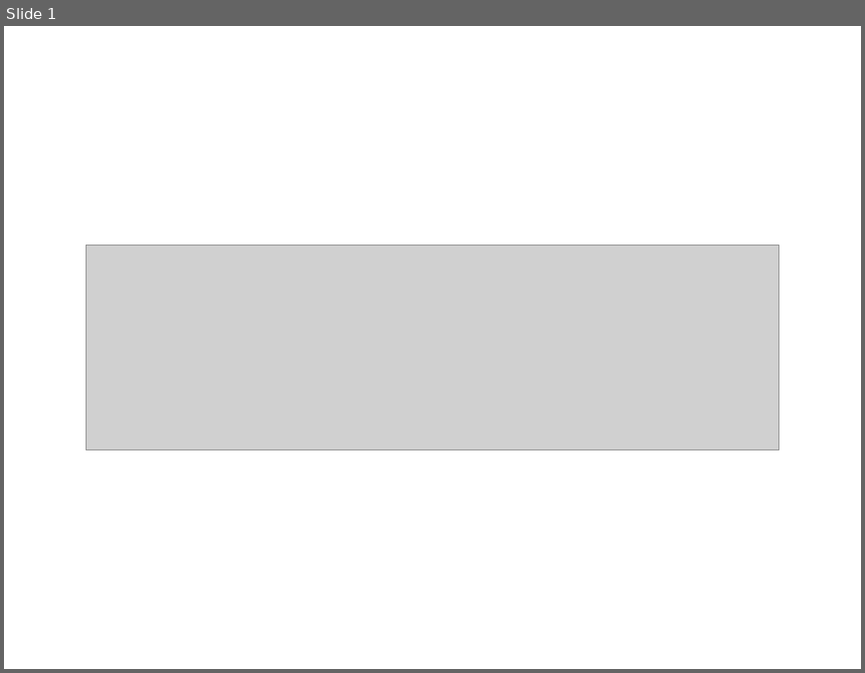
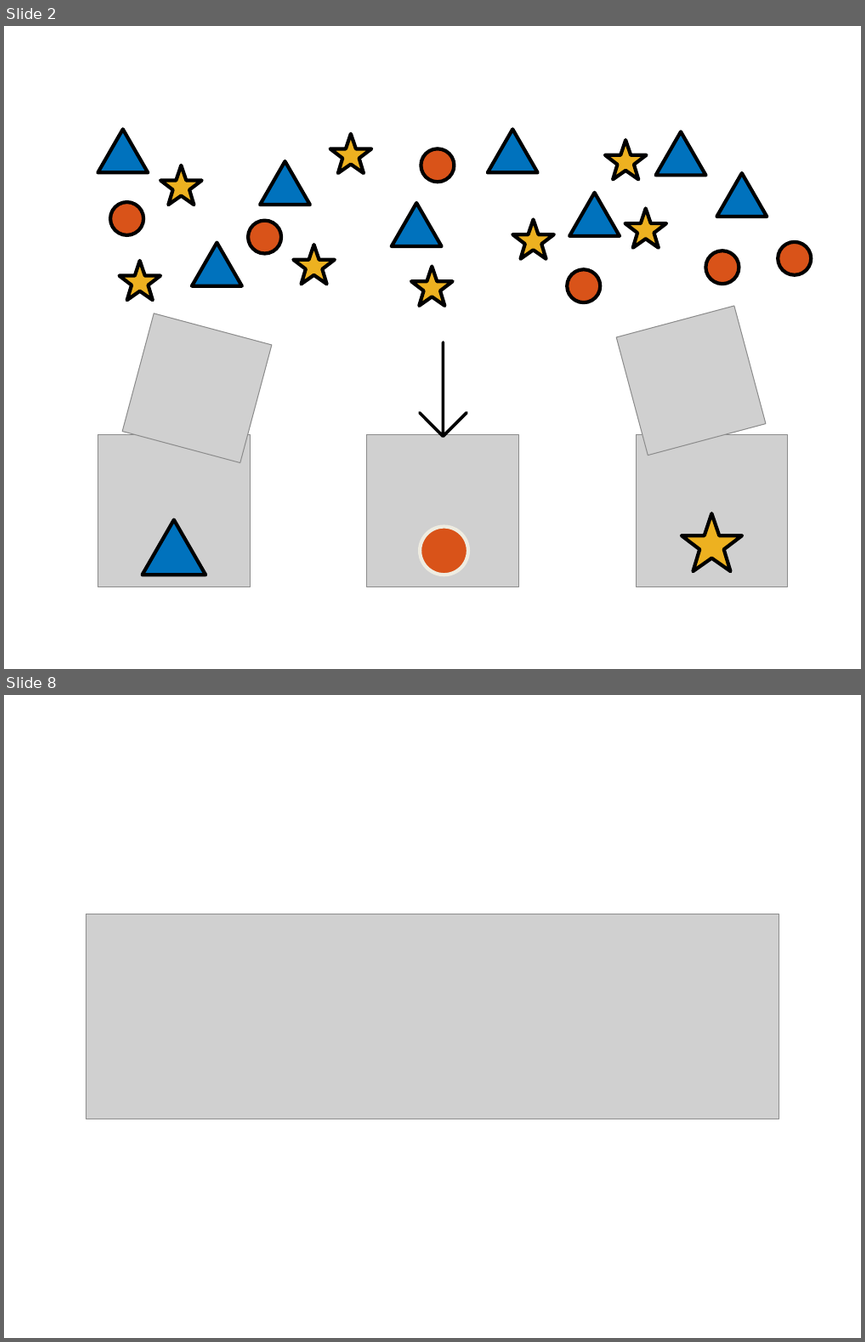
Before and after one commit to answeredbyablemind/answeredbyablemind.github.io, a slide deck: pics/2019-06-23-Fourier_Series/pics.pptx. Shown one above the other, each under a label of ours: slide 1 before the commit, slides 2 and 8 after it; the slides between them are not shown. The pictures are 865x673 and 865x1342 pixels, drawn with LibreOffice and Linux fonts; fonts in the diff are those of the drawing; grey boxes stand for pictures. Boxes give left, top, right and bottom in pixels: in the first picture for what was removed or moved away, otherwise in the second. Text is boxed around its words. In the diff, an @@ line names an element or a change of style, - is before the commit and + after.

```diff
--- a/pics/2019-06-23-Fourier_Series/pics.pptx
+++ b/pics/2019-06-23-Fourier_Series/pics.pptx
@@ slide 2 added at box(4, 26, 861, 669), background #FFFFFF @@
@@ freeform shape added at box(98, 129, 148, 172), fill #0072BD, outline #000000 3 pt @@
@@ freeform shape added at box(330, 134, 371, 173), fill #EDB120, outline #000000 3 pt @@
@@ ellipse added at box(420, 148, 454, 182), fill #D95319, outline #000000 3 pt @@
@@ freeform shape added at box(488, 129, 537, 172), fill #0072BD, outline #000000 3 pt @@
@@ freeform shape added at box(605, 140, 646, 179), fill #EDB120, outline #000000 3 pt @@
@@ freeform shape added at box(656, 131, 706, 175), fill #0072BD, outline #000000 3 pt @@
@@ freeform shape added at box(160, 165, 202, 205), fill #EDB120, outline #000000 3 pt @@
@@ freeform shape added at box(260, 161, 310, 205), fill #0072BD, outline #000000 3 pt @@
@@ freeform shape added at box(717, 173, 766, 217), fill #0072BD, outline #000000 3 pt @@
@@ ellipse added at box(110, 202, 143, 235), fill #D95319, outline #000000 3 pt @@
@@ freeform shape added at box(392, 203, 441, 246), fill #0072BD, outline #000000 3 pt @@
@@ freeform shape added at box(569, 193, 619, 236), fill #0072BD, outline #000000 3 pt @@
@@ ellipse added at box(248, 221, 282, 254), fill #D95319, outline #000000 3 pt @@
@@ freeform shape added at box(513, 220, 554, 259), fill #EDB120, outline #000000 3 pt @@
@@ freeform shape added at box(625, 209, 666, 248), fill #EDB120, outline #000000 3 pt @@
@@ freeform shape added at box(192, 243, 241, 286), fill #0072BD, outline #000000 3 pt @@
@@ freeform shape added at box(294, 244, 335, 284), fill #EDB120, outline #000000 3 pt @@
@@ ellipse added at box(706, 250, 739, 284), fill #D95319, outline #000000 3 pt @@
@@ ellipse added at box(778, 242, 812, 275), fill #D95319, outline #000000 3 pt @@
@@ freeform shape added at box(119, 261, 160, 301), fill #EDB120, outline #000000 3 pt @@
@@ freeform shape added at box(411, 266, 452, 306), fill #EDB120, outline #000000 3 pt @@
@@ ellipse added at box(567, 269, 601, 303), fill #D95319, outline #000000 3 pt @@
@@ picture added at box(617, 306, 766, 454) @@
@@ picture added at box(122, 313, 271, 462) @@
@@ freeform shape added at box(418, 340, 467, 437), fill #000000 @@
@@ picture added at box(98, 435, 250, 586) @@
@@ picture added at box(366, 435, 518, 586) @@
@@ picture added at box(636, 435, 787, 586) @@
@@ freeform shape added at box(142, 520, 205, 574), fill #0072BD, outline #000000 3 pt @@
@@ ellipse added at box(420, 527, 467, 574), fill #D95319, outline #EEECE1 3 pt @@
@@ freeform shape added at box(681, 514, 743, 571), fill #EDB120, outline #000000 3 pt @@
@@ what was slide 1 is now slide 8 @@
```
Also in this commit, not shown: 6 other slides added, 8 other files.
